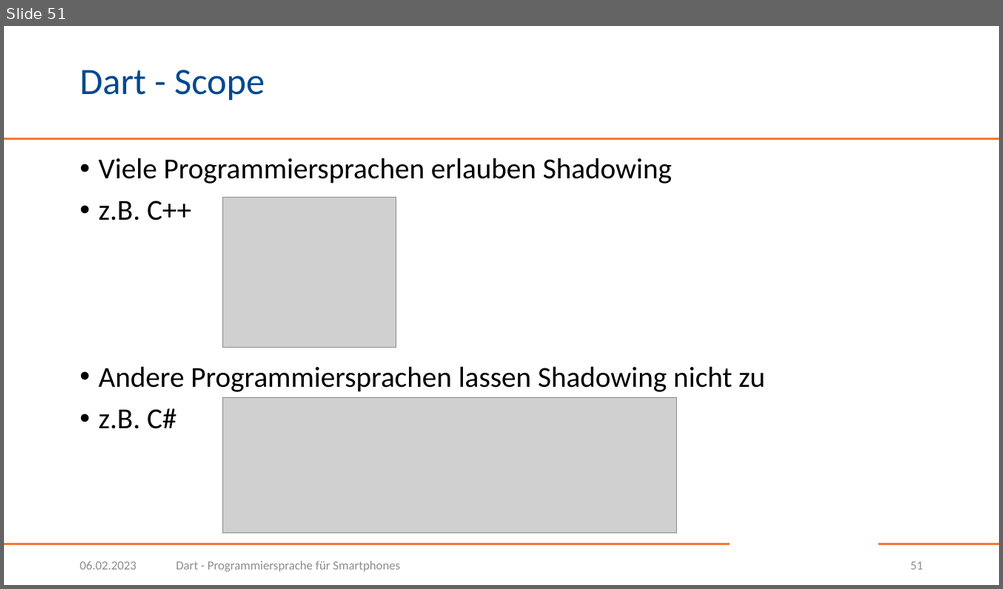
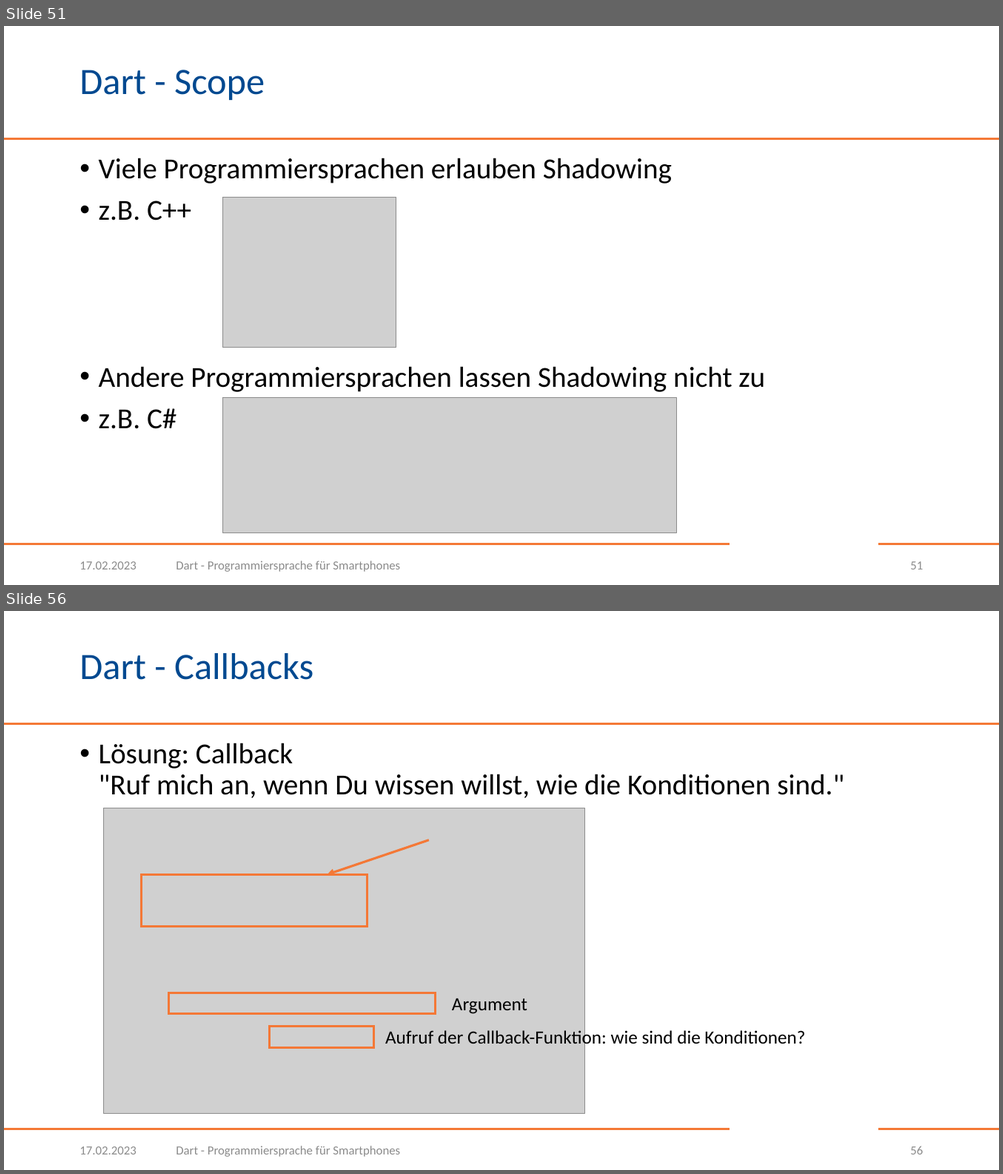
Before and after one commit to BogyMitutoyoCTL/DecisionMakingApp, a slide deck: presentations/Dart.pptx. Shown one above the other, each under a label of ours: slide 51 before the commit, slides 51 and 56 after it; the slides between them are not shown. The pictures are 1003x589 and 1003x1174 pixels, drawn with LibreOffice and Linux fonts; fonts in the diff are those of the drawing; grey boxes stand for pictures; background and template pictures are left out. Boxes give left, top, right and bottom in pixels: in the first picture for what was removed or moved away, otherwise in the second. Text is boxed around its words. In the diff, an @@ line names an element or a change of style, - is before the commit and + after.

Commit message:
Add callbacks

```diff
--- a/presentations/Dart.pptx
+++ b/presentations/Dart.pptx
@@ slide 56 added at (4,611,999,1170), background #FFFFFF; not listed: 3 template elements that a slide beside it also shows @@
@@ title added at (79,653,313,680), 36 pt, text #004990 @@
+Dart - Callbacks
@@ text added at (99,743,844,798), 28 pt, text #000000 @@
+• Lösung: Callback
+  "Ruf mich an, wenn Du wissen willst, wie die Konditionen sind."
@@ picture added at (103,809,584,1115) @@
@@ arrow added from (429, 840) to (327, 874), #F47836 2.25 pt @@
@@ rectangle added at (142,874,367,926), outline #F47836 2.25 pt @@
@@ rectangle added at (169,993,436,1014), outline #F47836 2.25 pt @@
@@ text added at (452,999,527,1014), 18 pt, text #000000 @@
+Argument
@@ rectangle added at (269,1027,373,1048), outline #F47836 2.25 pt @@
@@ text added at (385,1029,805,1049), 18 pt, text #000000 @@
+Aufruf der Callback-Funktion: wie sind die Konditionen?
@@ text added at (79,1147,136,1155), 12 pt, text #8C8C8C @@
+17.02.2023
@@ text added at (176,1146,400,1157), 12 pt, text #8C8C8C @@
+Dart - Programmiersprache für Smartphones
@@ page number added at (910,1147,922,1155), 12 pt, text #8C8C8C @@
+56
@@ slide 51 changed as well @@
@@ text at (79,562,136,570): text changed @@
-06.02.2023
+17.02.2023
```
Also in this commit, not shown: 50 other slides changed, 6 other slides added.
